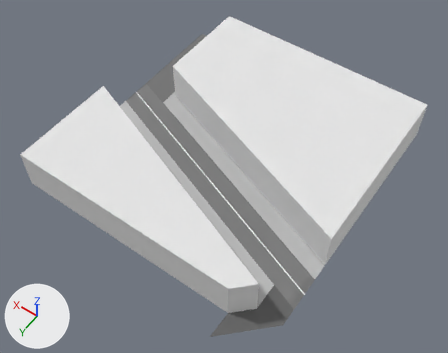
Renders of the glTF model assets/models/chunks/estepa.glb from each side of a commit.
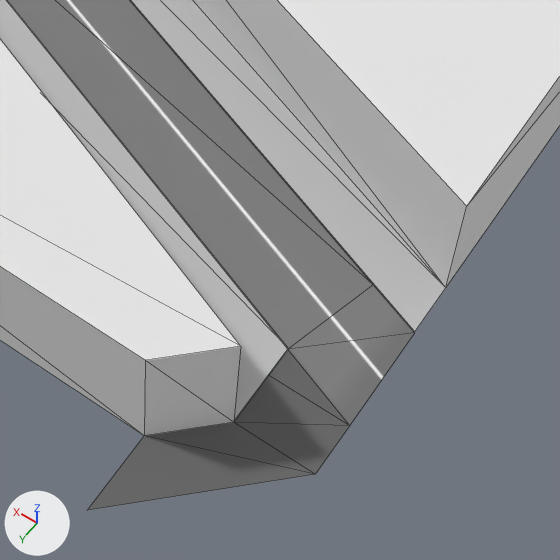
Each version is shown whole from a camera (50 mm lens) standing at (-20.3, 55.8, 110.9) and looking at (29.3, -13.7, 1.7), then close up on the part from 41% to 81% of the width and 49% to 100% of the height. Lighting does not change. The marker at lower left points along +X, +Y and +Z. The older version's two pictures come first. The close-ups show mesh edges as thin lines. Objects named as collision shapes, trigger or cutter boxes, shadow casters or lower levels of detail are left out. Vertices at exactly the same position are counted once.

The older version as bpy lines, for what is in view:
```python
me_cube = bpy.data.meshes.new('Cube')
me_cube.from_pydata(...)  # 16 vertices, 16 faces; spans x -8.0..56.2, y -40.0..24.0, z 0.0..10.0
me_cube.materials.append(mat_material_002)  # white #e7e7e7
me_plane_002 = bpy.data.meshes.new('Plane.002')
me_plane_002.from_pydata(...)  # 22 vertices, 21 faces; spans x 0.0..64.0, y -46.0..14.0, z 0.0..0.1
me_plane_002.materials.append(mat_sidewalk)  # light grey #bfbfbf
me_plane_004 = bpy.data.meshes.new('Plane.004')
me_plane_004.from_pydata(...)  # 16 vertices, 14 faces; spans x 0.0..64.0, y -52.0..18.0, z 0.0
# faces by material slot: [9, 5]
me_plane_004.materials.append(mat_lane)  # picture img_road_horizontal
me_plane_004.materials.append(mat_material)  # dark grey #666666
# before: 2 (0.0, 4.0, 0.0) at pixel (349, 425), 5 (6.0, 1.8, 0.0) at pixel (287, 349), 11 (6.0, 4.0, 0.0) at pixel (268, 375), 12 (0.0, 8.0, 0.0) at pixel (315, 474), 13 (6.0, 8.0, 0.0) at pixel (233, 422)
# before: 14 (10.0, 18.0, 0.0) at pixel (87, 510), 15 (10.0, 12.0, 0.0) at pixel (144, 435)
ob_cube = bpy.data.objects.new('Cube', me_cube)
ob_cube.location = (8.0, -12.0, 0.0)
ob_road = bpy.data.objects.new('Road', me_plane_004)
ob_road.location = (0.0, 0.0, 0.0)
ob_sidewalk = bpy.data.objects.new('Sidewalk', me_plane_002)
ob_sidewalk.location = (0.0, -6.0, 0.0)
```
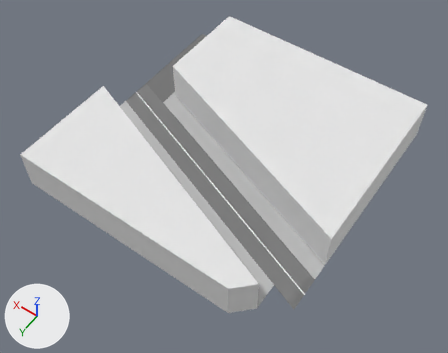
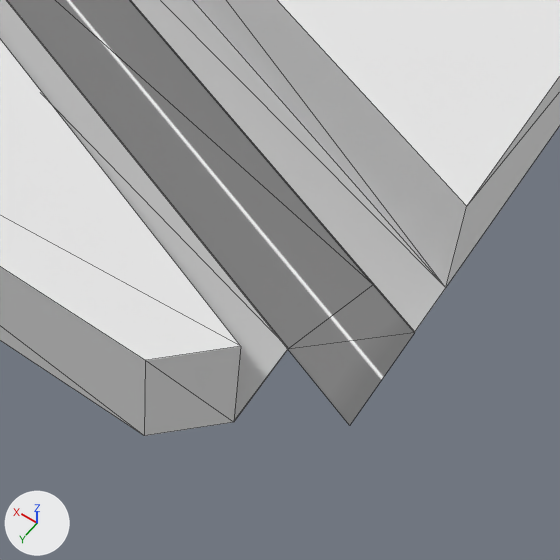
Changed parts and their boxes (x1, y1, x2, y2) in the close-ups (560 x 560 px):
'Road', reshaped
    before: (7, 0, 415, 510)
    after: (7, 0, 415, 426)
part 1 of me_plane_004, deleted
    before: (88, 350, 349, 510)

What changed in the scene script:
```text
Change me_plane_004:
    used by ob_road; location = (0.0, 0.0, 0.0)
    verts and faces of me_plane_004; kept vertices keep their numbers, new ones are numbered from 16
    remove me_plane_004.from_pydata(...)  # 16 vertices, 14 faces; spans x 0.0..64.0, y -52.0..18.0, z 0.0
    add me_plane_004.from_pydata(...)  # 11 vertices, 9 faces; spans x 0.0..64.0, y -52.0..4.0, z 0.0
    me_plane_004 part 1
    add delete_vertices([*range(11, 16)])  # with the faces that use them
    remove me_plane_004.materials.append(mat_material)  # dark grey #666666
```
